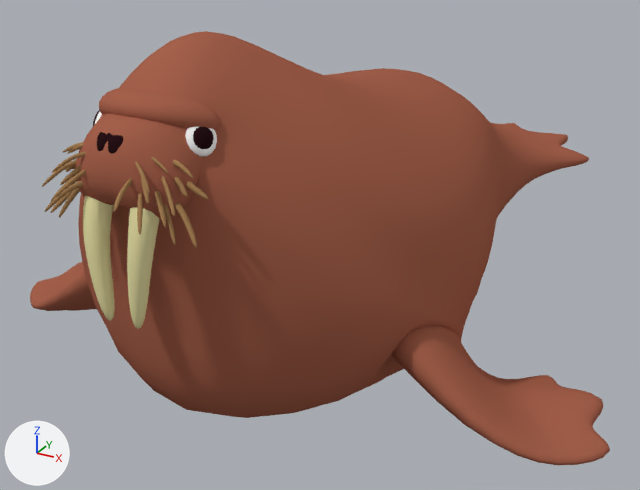
A saved change to the Blender file Assets/Prefabs/Walrus/Walrus.blend.
Rendered twice from a 50 mm lens placed at (3.55, -6.91, 4.07), pointed at (-0.14, -0.2, 0.72). Every picture has the same lights, and +X, +Y and +Z are marked at lower left.
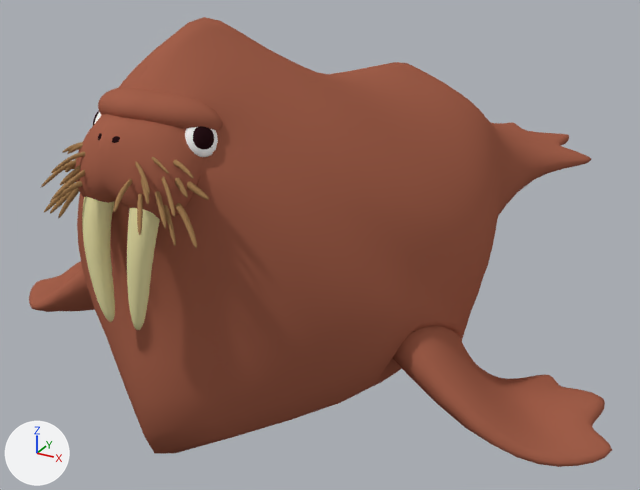
Location of each change, (x1, y1, x2, y2) in pixels of the pictures (640 x 490 px):
'Cube', reshaped, modifiers changed
    before: (30, 31, 610, 465)
    after: (29, 17, 612, 467)
part 1 of me_cube, rebuilt
    before: (30, 31, 610, 465)
    after: (29, 17, 612, 467)
part 2 of me_cube, rebuilt
    before: (83, 196, 160, 329)
    after: (127, 208, 160, 330)
part 3 of me_cube, rebuilt
    before: (99, 88, 221, 131)
    after: (98, 87, 222, 131)
part 4 of me_cube, rebuilt
    before: (97, 132, 123, 154)
    after: (112, 136, 120, 143)
part 5 of me_cube, built on
    before: (42, 110, 217, 217)
    after: (41, 111, 218, 322)

Patch to the scene script:
```diff
--- a/Assets/Prefabs/Walrus/Walrus.blend.py
+++ b/Assets/Prefabs/Walrus/Walrus.blend.py
@@ me_cube @@
 # used by ob_cube; location = (0.0, 0.0, 0.0)
-me_cube.from_pydata(...)  # 291 vertices, 234 faces; spans x 0.0..3.01, y -3.35..4.13, z -0.16..3.25
+me_cube.from_pydata(...)  # 7732 vertices, 7496 faces; spans x -2.85..2.85, y -3.32..3.82, z -0.15..3.09
+# me_cube part 1: the loose piece of 95 vertices spanning x 0.0..3.01, y -3.21..4.13, z -0.16..3.25 is rebuilt with 2730 vertices and now spans x -2.85..2.85, y -3.15..3.82, z -0.15..3.09
+# me_cube part 2: the loose piece of 16 vertices spanning x 0.06..0.29, y -3.17..-2.85, z 1.23..2.23 is rebuilt with 226 vertices and now spans x 0.08..0.28, y -3.15..-2.89, z 1.28..2.2
+# me_cube part 3: the loose piece of 12 vertices spanning x 0.0..0.54, y -2.96..-2.43, z 2.46..2.78 is rebuilt with 290 vertices and now spans x -0.46..0.46, y -2.94..-2.48, z 2.5..2.76
+# me_cube part 4: the loose piece of 8 vertices spanning x 0.0..0.14, y -3.14..-2.98, z 2.42..2.58 is rebuilt with 98 vertices and now spans x 0.02..0.12, y -3.1..-3.01, z 2.43..2.56
+# me_cube part 5: 3 vertices moved within x 0.16..0.36, y -3.09..-2.77, z 2.32..2.46; 66 vertices removed from x 0.14..0.59, y -3.35..-2.49, z 2.14..2.66; 3307 vertices added at x -0.59..0.57, y -3.32..-2.57, z 1.28..2.59
 me_cube.materials.append(mat_material_002)
@@ ob_cube @@
 ob_cube.location = (0.0, 0.0, 0.0)
-_m = ob_cube.modifiers.new('Mirror', 'MIRROR')
-_m.merge_threshold = 0.02
-_m = ob_cube.modifiers.new('Subsurf', 'SUBSURF')
-_m.levels = 2
```
